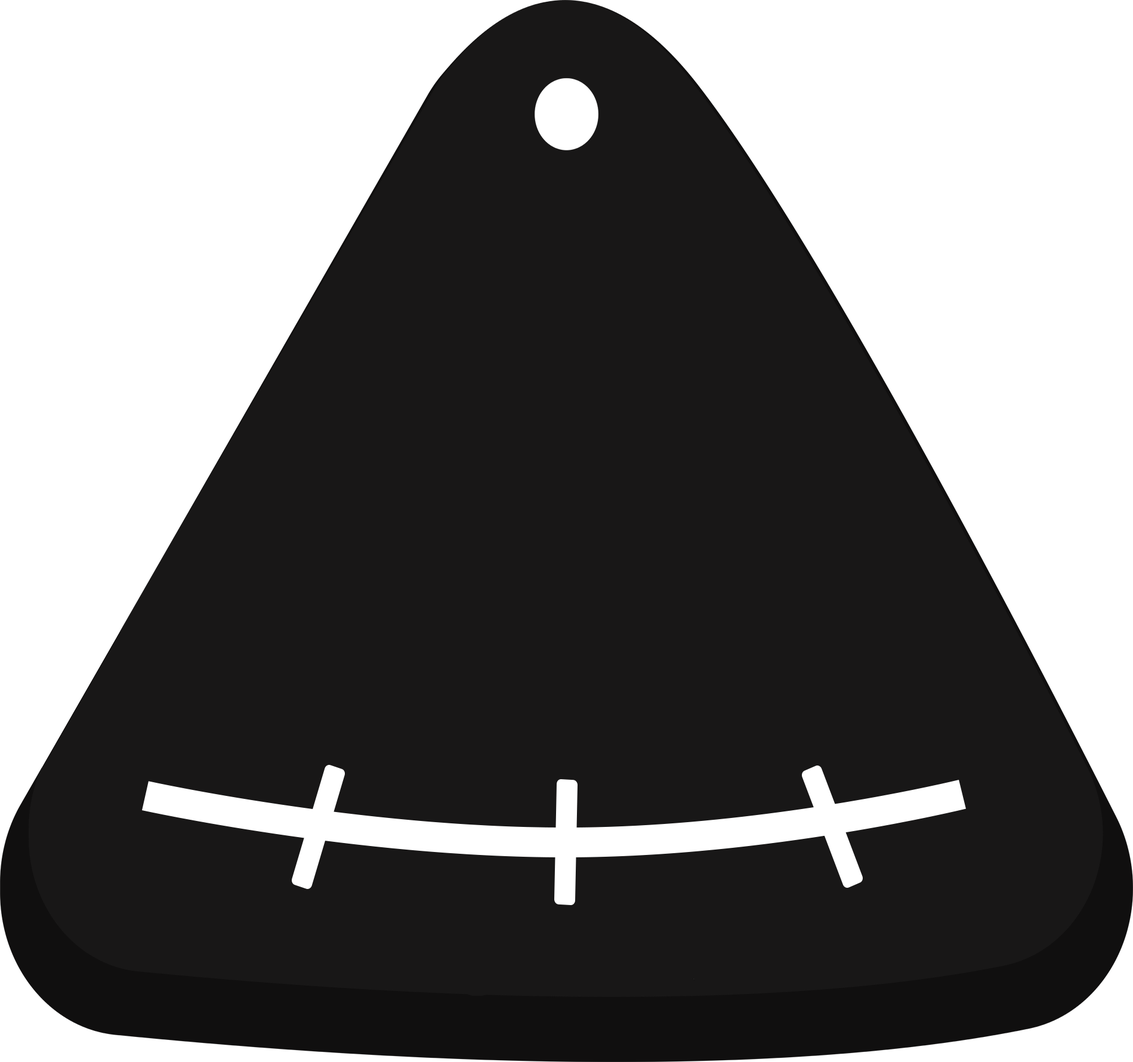
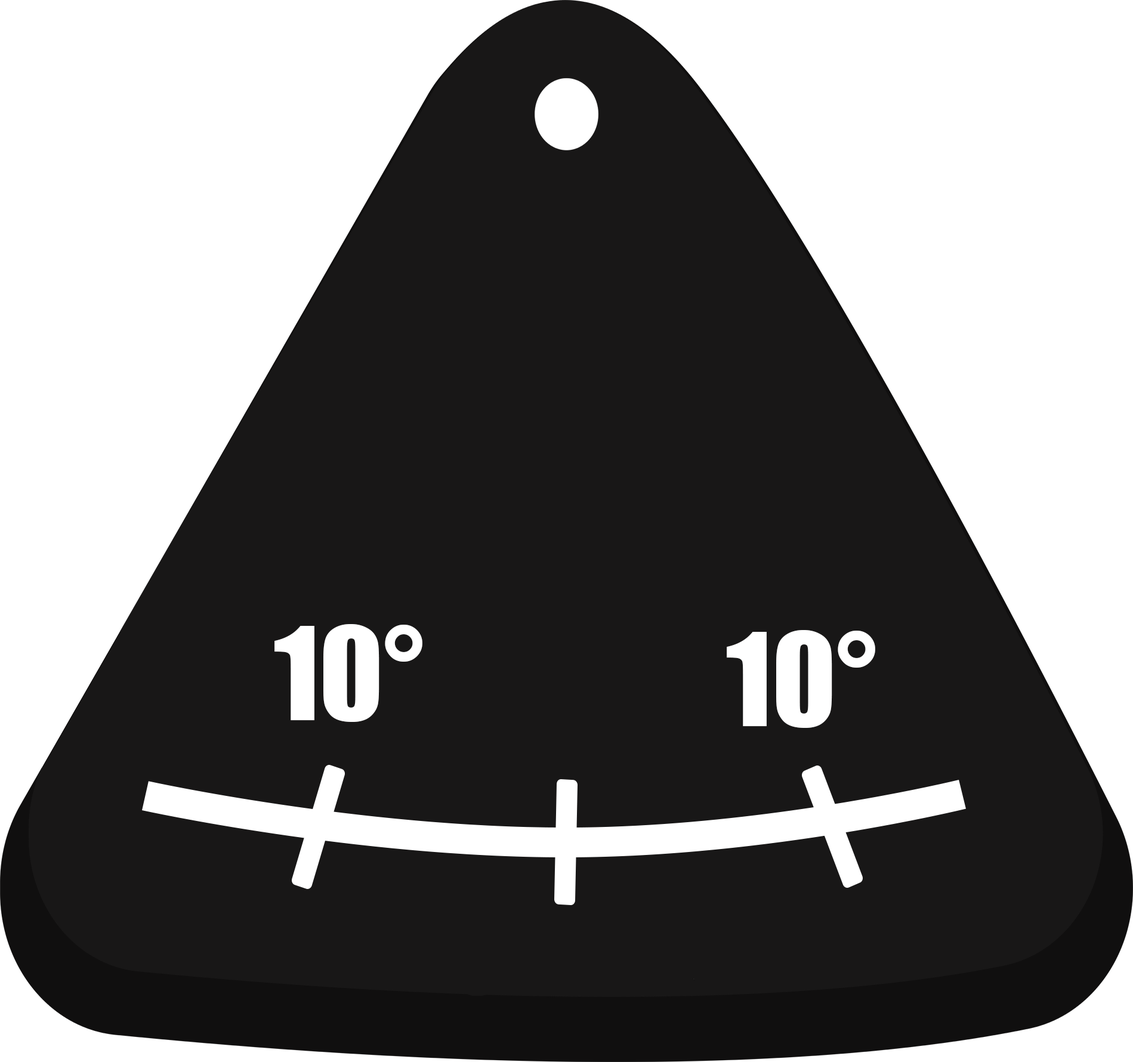
Layered file, before and after one edit (1133x1062). Changes by layer:
added layer "10°" (1st of 2) above "10°" over (726, 630, 876, 728)
added layer "10°" (2nd of 2) above "Rounded Rectangle 1" over (274, 624, 423, 722)
